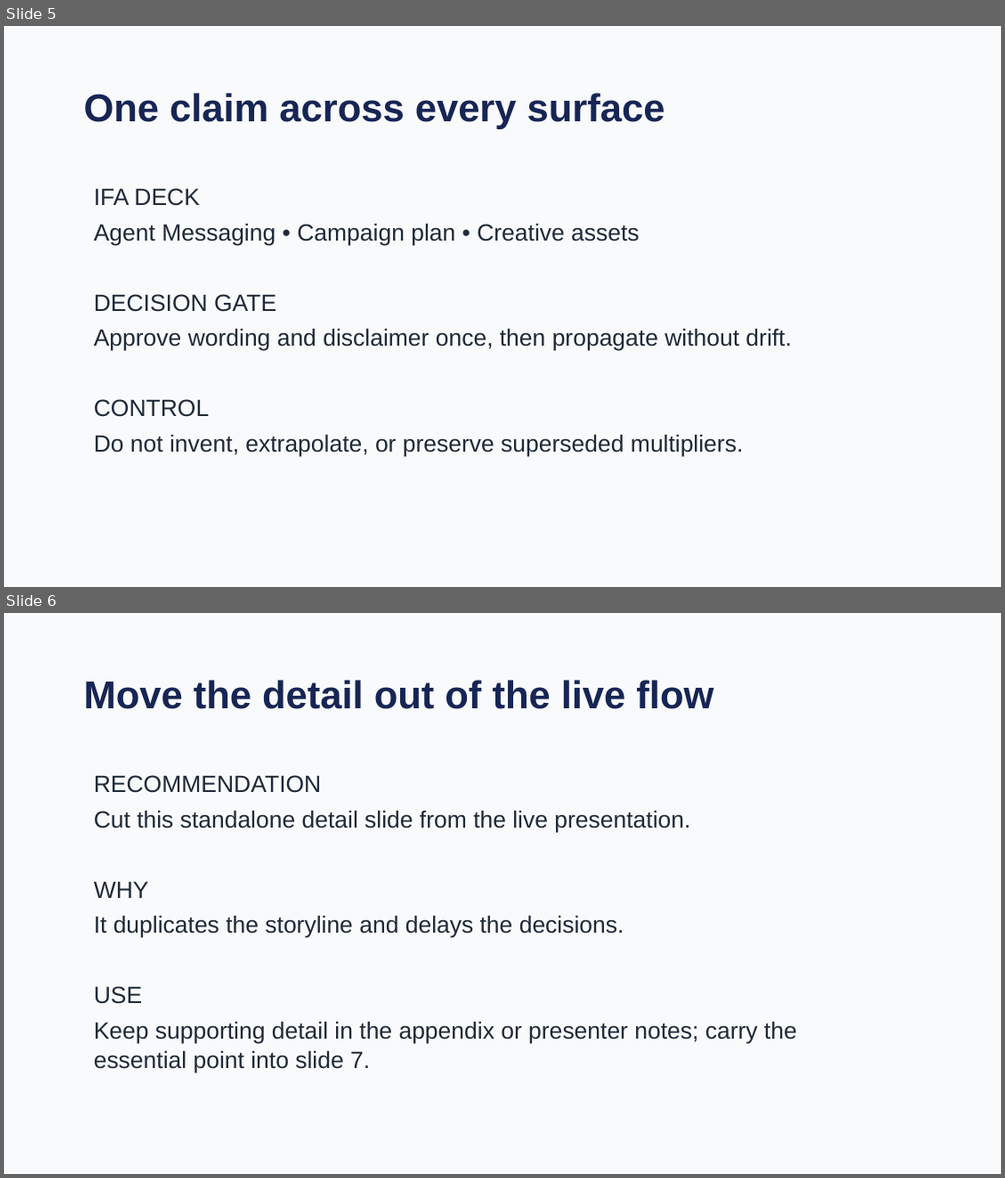
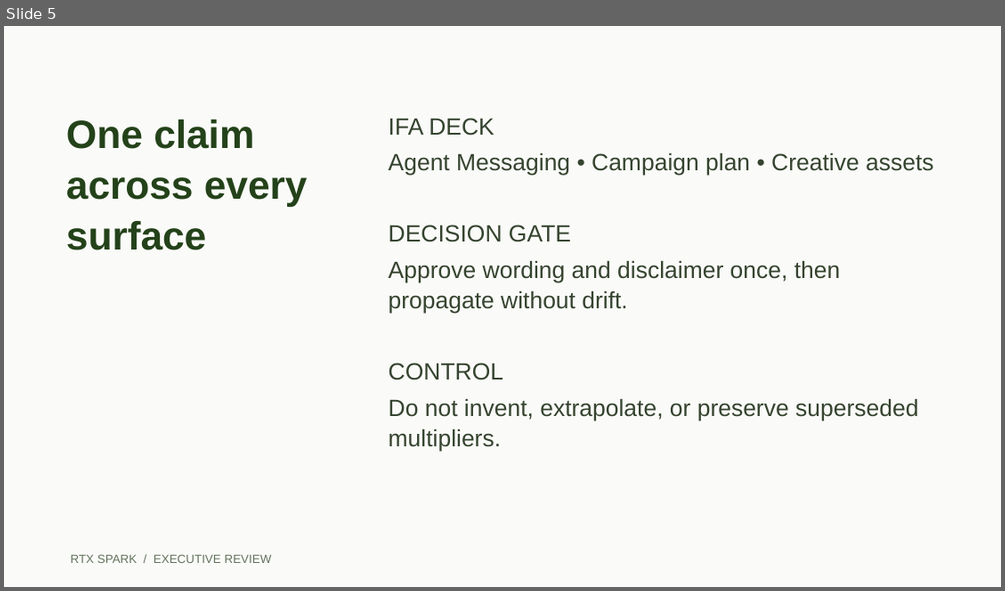
Before and after one commit to CalebJKim/chief-of-staff-agent, a slide deck: demo/templates/rtx-spark-exec-review.pptx. Shown one above the other, each under a label of ours: slides 5 and 6 before the commit, slide 5 after it. The pictures are 1005x1178 and 1005x591 pixels, drawn with LibreOffice and Linux fonts; fonts in the diff are those of the drawing. Boxes give left, top, right and bottom in pixels: in the first picture for what was removed or moved away, otherwise in the second. Text is boxed around its words. In the diff, an @@ line names an element or a change of style, - is before the commit and + after.

```diff
--- a/demo/templates/rtx-spark-exec-review.pptx
+++ b/demo/templates/rtx-spark-exec-review.pptx
@@ slide 6 removed at [4, 613, 1001, 1174], background #F8FAFC @@
@@ text removed at [84, 680, 713, 709] @@
-Move the detail out of the live flow
@@ text removed at [94, 775, 797, 1073] @@
-RECOMMENDATION
-Cut this standalone detail slide from the live presentation.
-WHY
-It duplicates the storyline and delays the decisions.
-USE
-Keep supporting detail in the appendix or presenter notes; carry the essential point into slide 7.
@@ slide 5 changed as well @@
@@ background #F8FAFC to #FAFBF8 @@
@@ text "One claim across every surface": place and size @@
-text "One claim across every surface" at [84, 93, 665, 129]
+text "One claim across every surface" at [66, 119, 307, 250]
@@ text "One claim across every surface" at [66, 119, 307, 250]: size 28 to 28.5 pt, text colour #172554 to #24421A; line spacing 1.05 to 1.08 @@
@@ text "IFA DECK": place and size @@
-text "IFA DECK" at [94, 188, 791, 457]
+text "IFA DECK" at [388, 118, 934, 451]
@@ text "IFA DECK" at [388, 118, 934, 451]: text colour #1F2937 to #35432F; line spacing 1.05 to 1.08 @@
@@ text added at [71, 554, 272, 563], 8.6 pt, text #64735E @@
+RTX SPARK / EXECUTIVE REVIEW
```
Also in this commit, not shown: 5 other slides changed, 4 slides added, 3 other slides removed, 26 other files.
